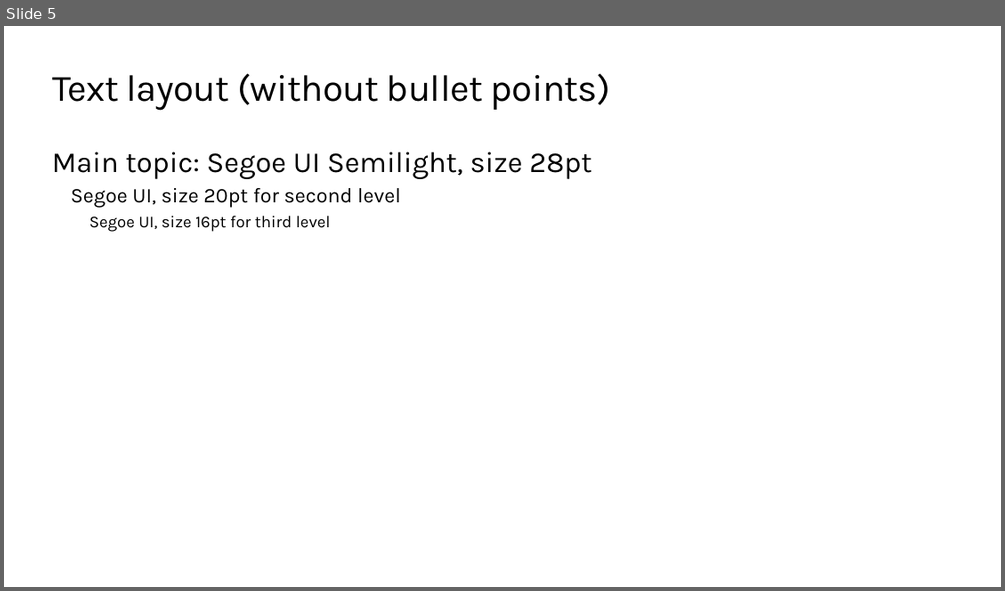
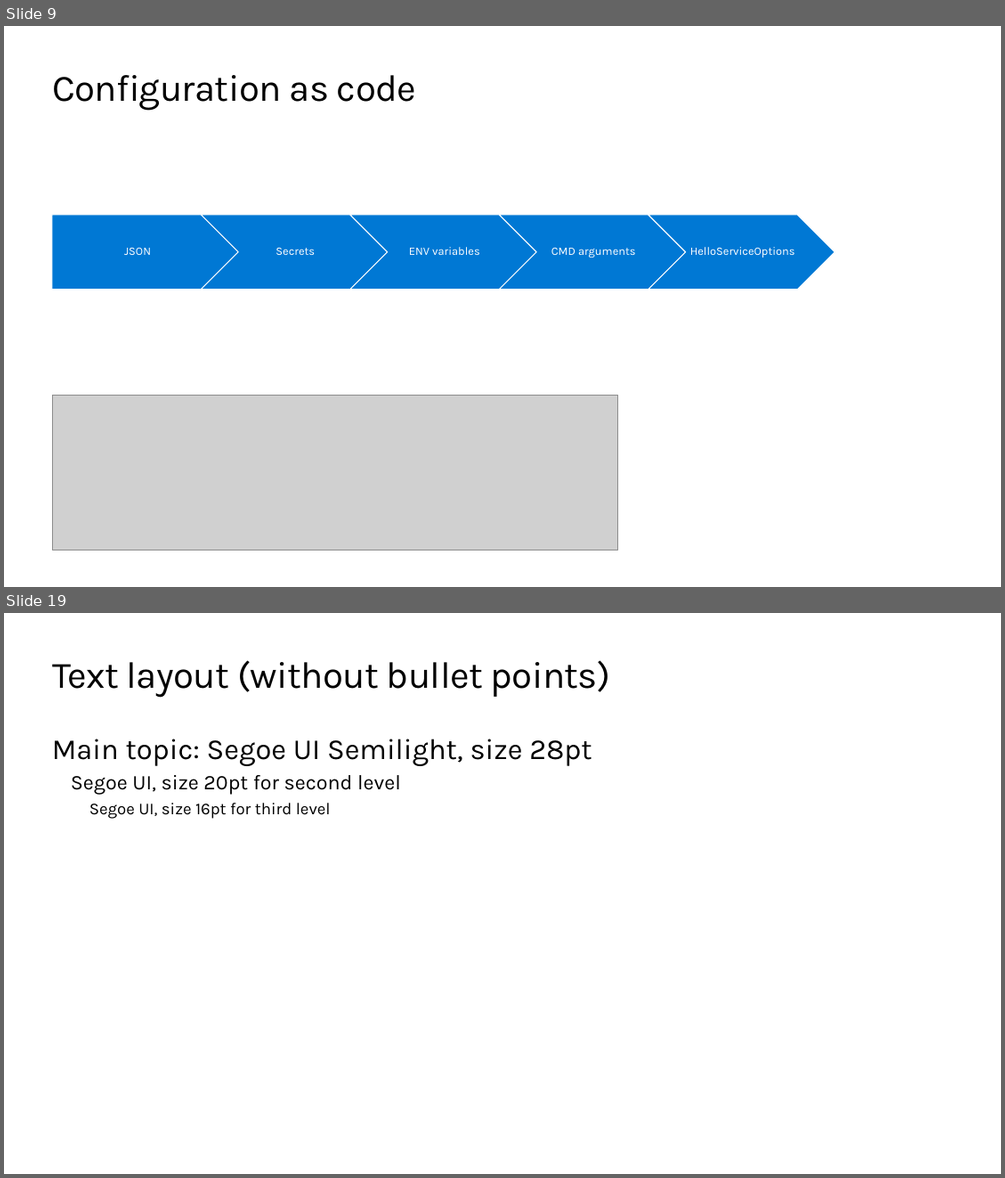
Before and after one commit to skalahonza/VACD2020, a slide deck: slides/Presentation.pptx. Shown one above the other, each under a label of ours: slide 5 before the commit, slides 9 and 19 after it; the slides between them are not shown. The pictures are 1005x591 and 1005x1178 pixels, drawn with LibreOffice and Linux fonts; fonts in the diff are those of the drawing; grey boxes stand for pictures; background and template pictures are left out. Boxes give left, top, right and bottom in pixels: in the first picture for what was removed or moved away, otherwise in the second. Text is boxed around its words. In the diff, an @@ line names an element or a change of style, - is before the commit and + after.

```diff
--- a/slides/Presentation.pptx
+++ b/slides/Presentation.pptx
@@ slide 9 added at [4, 26, 1001, 587], background #FFFFFF @@
@@ title added at [52, 75, 416, 111], 36 pt, text #000000 @@
+Configuration as code
@@ group added at [52, 215, 834, 289]: 5 texts, 4 chevrons, 1 pentagon arrow @@
+JSON
+Secrets
+ENV variables
+CMD arguments
+HelloServiceOptions
@@ picture added at [52, 395, 617, 549] @@
@@ what was slide 5 is now slide 19 @@
```
Also in this commit, not shown: 1 slide changed, 16 other slides added, 5 slides removed, 20 other files.
